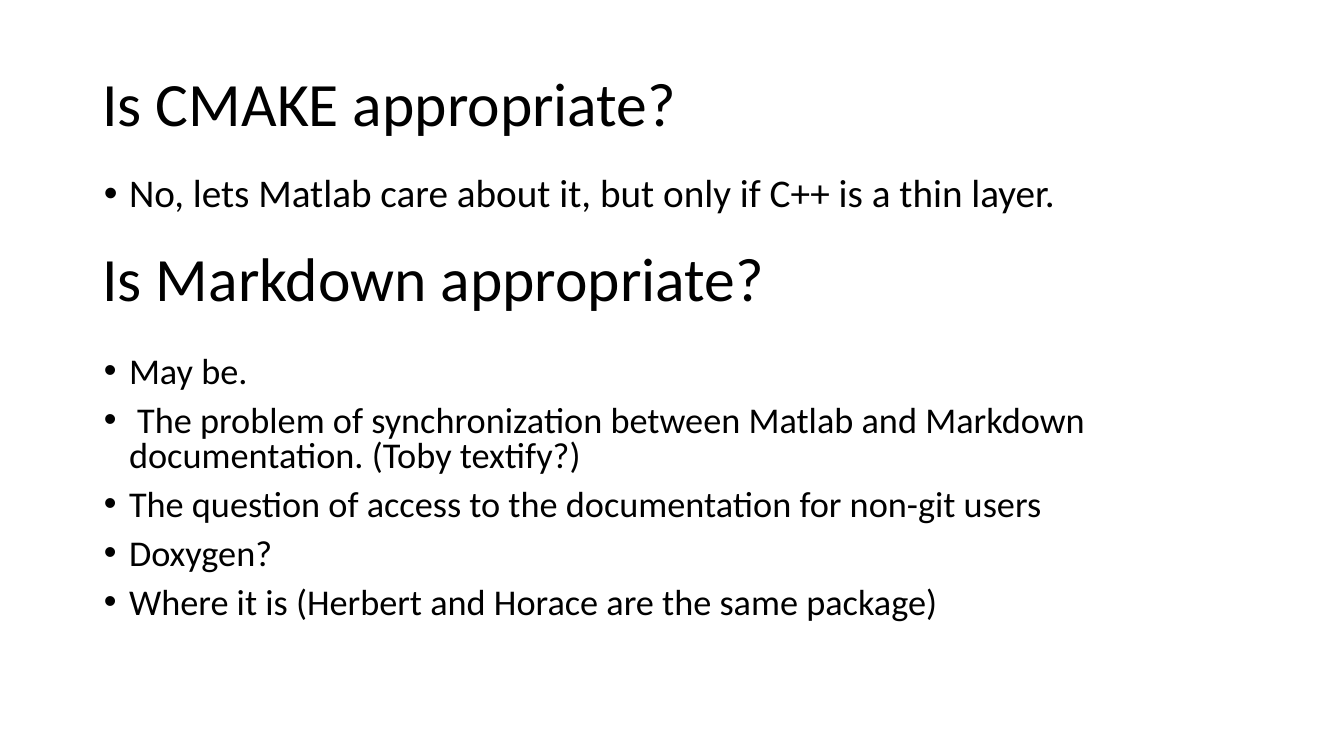
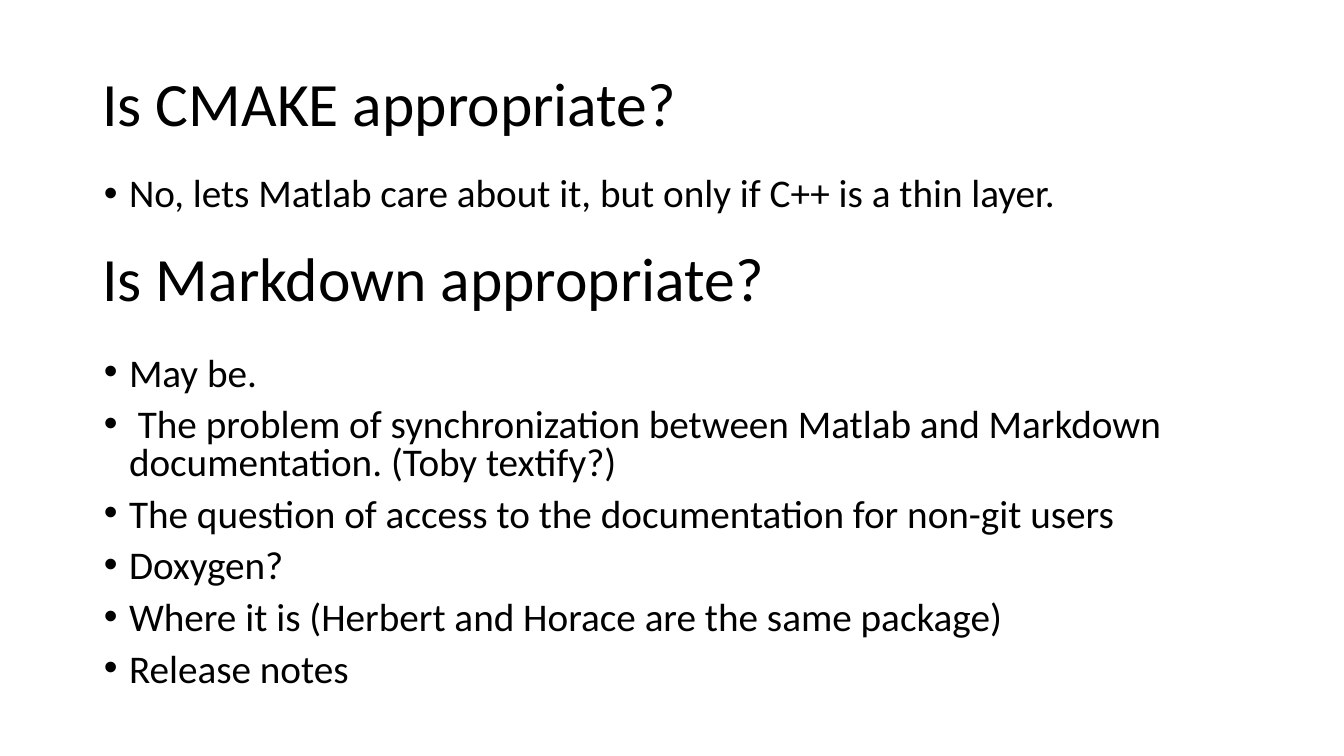
Before and after one commit to pace-neutrons/Horace, a slide deck: slide 6 of documentation/design_forV4/Horace&PACE.pptx. Drawn at 1344x756 pixels with LibreOffice and Linux fonts; fonts in the diff are those of the drawing. Boxes give left, top, right and bottom in pixels: in the first picture for what was removed or moved away, otherwise in the second. Text is boxed around its words. In the diff, an @@ line names an element or a change of style, - is before the commit and + after.

Commit message:
Re #1 last minutes minor changes to users documentation

```diff
--- a/documentation/design_forV4/Horace&PACE.pptx
+++ b/documentation/design_forV4/Horace&PACE.pptx
@@ text at bbox=[129, 359, 1161, 638]: size 25.9 to 28 pt @@
@@ text at bbox=[129, 655, 349, 684]: paragraph added @@
+• Release notes
```
Also in this commit, not shown: 3 other slides changed.
